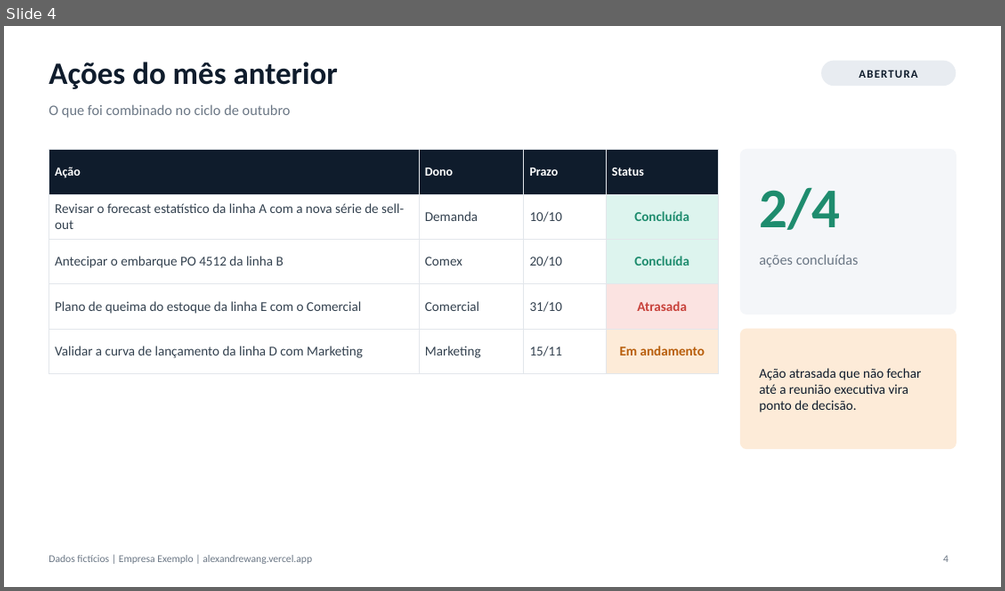
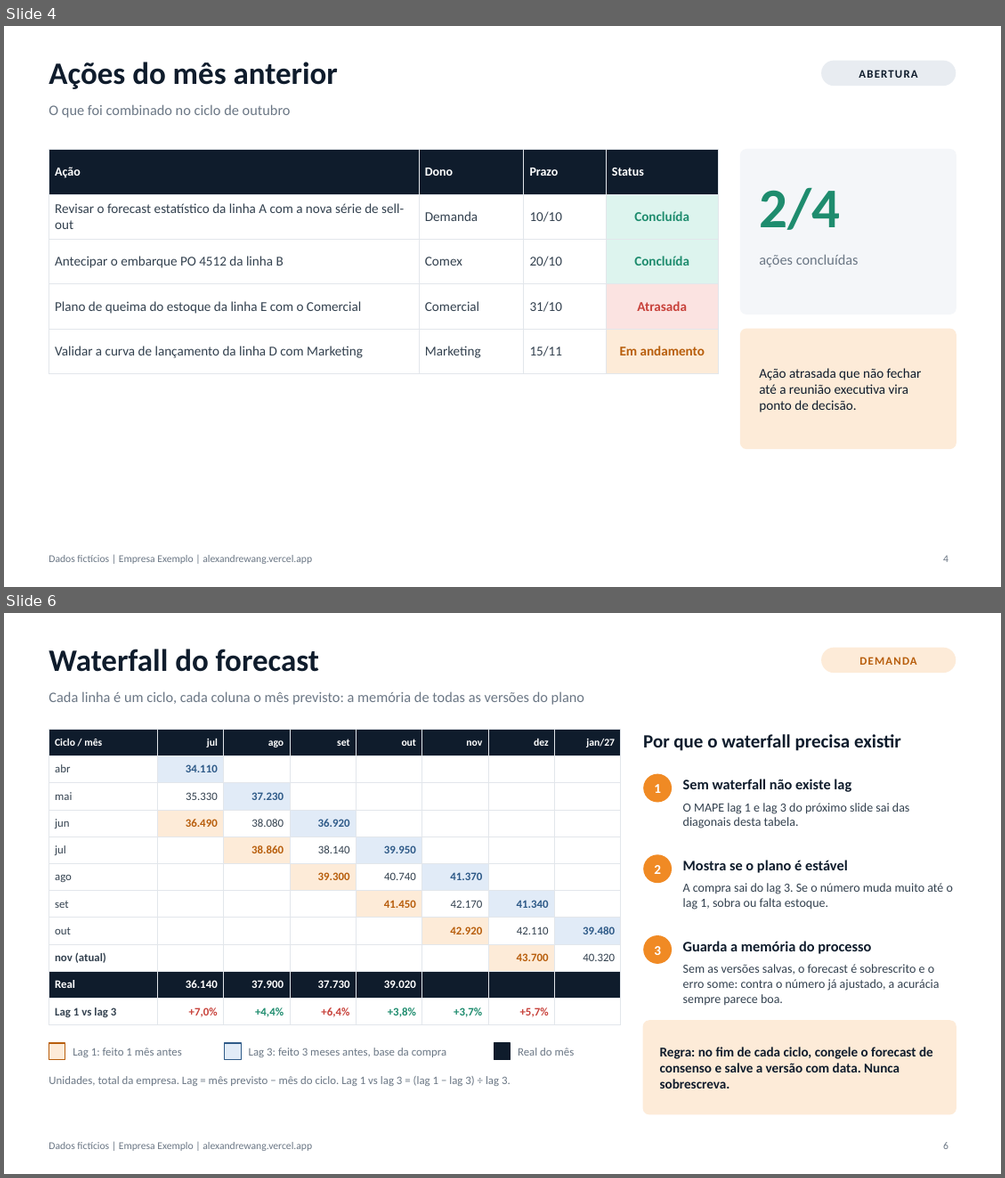
Before and after one commit to wwalexandre/alexandrewang, a slide deck: assets/docs/sop/modelo-sop-mensal.pptx. Shown one above the other, each under a label of ours: slide 4 before the commit, slides 4 and 6 after it; the slides between them are not shown. The pictures are 1005x591 and 1005x1178 pixels, drawn with LibreOffice and Linux fonts; fonts in the diff are those of the drawing. Boxes give left, top, right and bottom in pixels: in the first picture for what was removed or moved away, otherwise in the second. Text is boxed around its words. In the diff, an @@ line names an element or a change of style, - is before the commit and + after.

```diff
--- a/assets/docs/sop/modelo-sop-mensal.pptx
+++ b/assets/docs/sop/modelo-sop-mensal.pptx
@@ slide 6 added at (4, 613, 1001, 1174), background #FFFFFF; not listed: 1 template element that a slide beside it also shows @@
@@ title added at (48, 649, 319, 672), 30 pt, text #0F1C2C, bold @@
+Waterfall do forecast
@@ rounded rectangle added at (821, 648, 956, 673), fill #FDEBD8, 11 pt, text #B85E0C, bold @@
+DEMANDA
@@ text added at (48, 691, 584, 705), 14 pt, text #6B7785 @@
+Cada linha é um ciclo, cada coluna o mês previsto: a memória de todas as versões do plano
@@ table added at (48, 729, 623, 1021), 11 rows, 8 columns @@
+Ciclo / mês | jul | ago | set | out | nov | dez | jan/27
+abr | 34.110 |  |  |  |  |  | 
+mai | 35.330 | 37.230 |  |  |  |  | 
+jun | 36.490 | 38.080 | 36.920 |  |  |  | 
+jul |  | 38.860 | 38.140 | 39.950 |  |  | 
+ago |  |  | 39.300 | 40.740 | 41.370 |  | 
+set |  |  |  | 41.450 | 42.170 | 41.340 | 
+out |  |  |  |  | 42.920 | 42.110 | 39.480
+nov (atual) |  |  |  |  |  | 43.700 | 40.320
+Real | 36.140 | 37.900 | 37.730 | 39.020 |  |  | 
+Lag 1 vs lag 3 | +7,0% | +4,4% | +6,4% | +3,8% | +3,7% | +5,7% | 
@@ text added at (643, 734, 901, 751), 18 pt, text #0F1C2C, bold @@
+Por que o waterfall precisa existir
@@ ellipse added at (643, 774, 672, 803), fill #F08A24, 13 pt, text #FFFFFF, bold @@
+1
@@ text added at (683, 779, 851, 792), 14 pt, text #0F1C2C, bold @@
+Sem waterfall não existe lag
@@ text added at (683, 803, 910, 828), 12 pt, text #33414F @@
+O MAPE lag 1 e lag 3 do próximo slide sai das diagonais desta tabela.
@@ ellipse added at (643, 854, 672, 883), fill #F08A24, 13 pt, text #FFFFFF, bold @@
+2
@@ text added at (683, 860, 848, 873), 14 pt, text #0F1C2C, bold @@
+Mostra se o plano é estável
@@ text added at (683, 883, 953, 909), 12 pt, text #33414F @@
+A compra sai do lag 3. Se o número muda muito até o lag 1, sobra ou falta estoque.
@@ ellipse added at (643, 935, 672, 964), fill #F08A24, 13 pt, text #FFFFFF, bold @@
+3
@@ text added at (683, 941, 871, 954), 14 pt, text #0F1C2C, bold @@
+Guarda a memória do processo
@@ text added at (683, 964, 939, 1005), 12 pt, text #33414F @@
+Sem as versões salvas, o forecast é sobrescrito e o erro some: contra o número já ajustado, a acurácia sempre parece boa.
@@ rounded rectangle added at (643, 1021, 956, 1114), fill #FDEBD8, outline #FDEBD8 1 pt @@
@@ rectangle added at (48, 1043, 65, 1060), fill #FDEBD8, outline #B85E0C 1 pt @@
@@ text added at (73, 1047, 181, 1057), 11 pt, text #6B7785 @@
+Lag 1: feito 1 mês antes
@@ rectangle added at (225, 1043, 241, 1060), fill #E1EBF7, outline #2E5A88 1 pt @@
@@ text added at (249, 1047, 447, 1057), 11 pt, text #6B7785 @@
+Lag 3: feito 3 meses antes, base da compra
@@ rectangle added at (494, 1043, 510, 1060), fill #0F1C2C, outline #0F1C2C 1 pt @@
@@ text added at (518, 1047, 574, 1055), 11 pt, text #6B7785 @@
+Real do mês
@@ text added at (660, 1046, 933, 1088), 13 pt, text #0F1C2C, bold @@
+Regra: no fim de cada ciclo, congele o forecast de consenso e salve a versão com data. Nunca sobrescreva.
@@ text added at (48, 1076, 510, 1086), 11 pt, text #6B7785 @@
+Unidades, total da empresa. Lag = mês previsto − mês do ciclo. Lag 1 vs lag 3 = (lag 1 − lag 3) ÷ lag 3.
@@ page number added at (943, 1142, 948, 1149), 10 pt, text #6B7785 @@
+6
```
Also in this commit, not shown: 8 slides changed, 31 other files.
